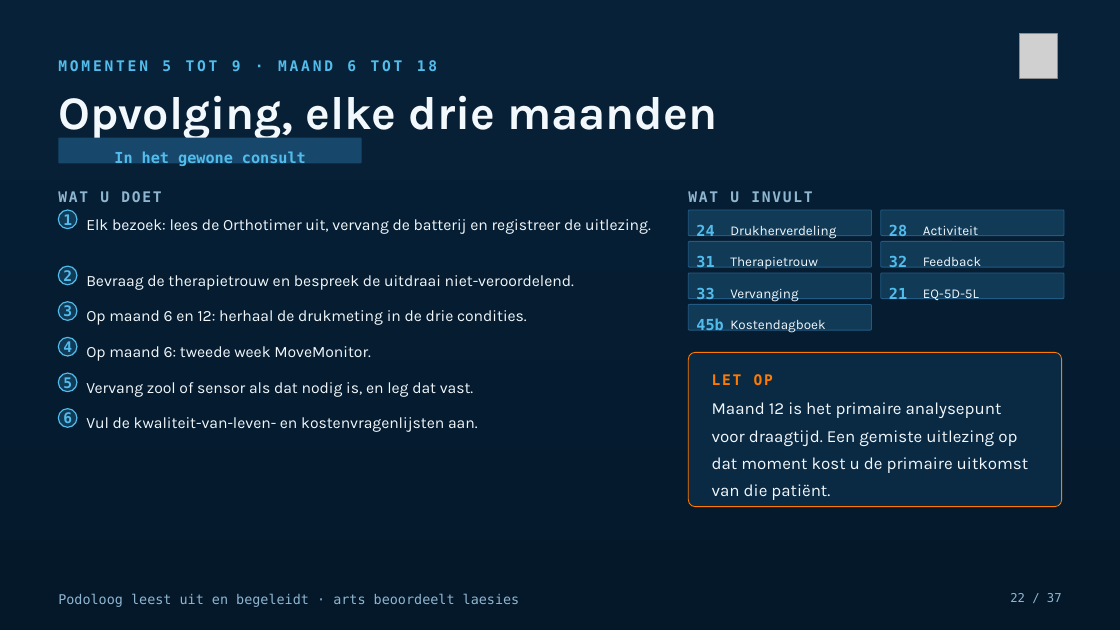
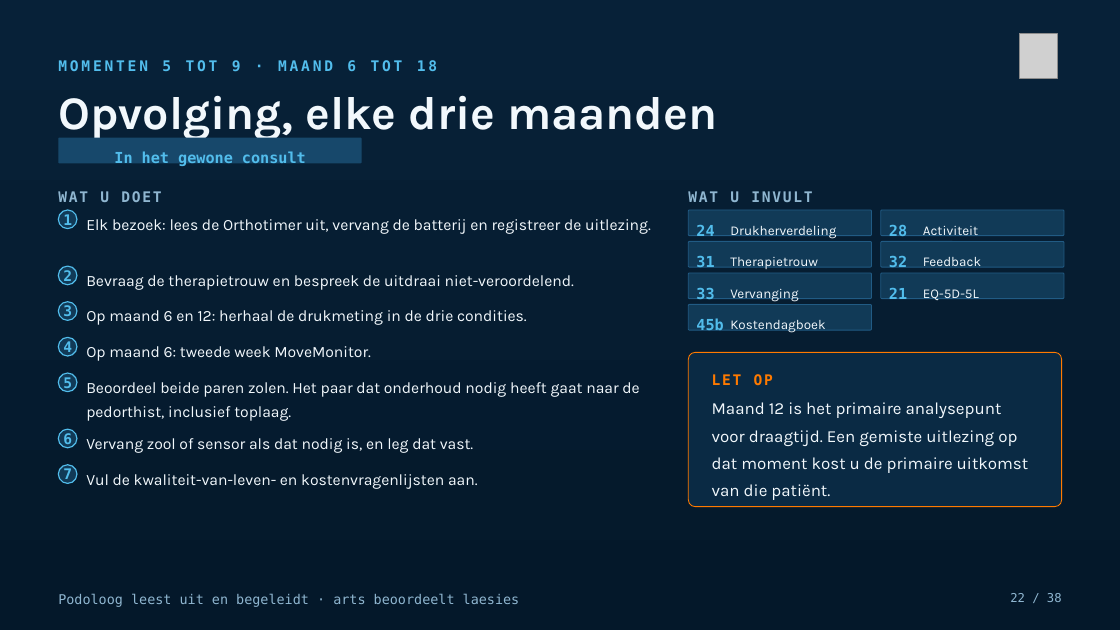
Before and after one commit to Dellfs/paradise-project, a slide deck: slide 22 of PARADISE_presentatie/PARADISE_opleidingssessie_voetklinieken.pptx. Drawn at 1120x630 pixels with LibreOffice and Linux fonts; fonts in the diff are those of the drawing; grey boxes stand for pictures. Boxes give left, top, right and bottom in pixels: in the first picture for what was removed or moved away, otherwise in the second. Text is boxed around its words. In the diff, an @@ line names an element or a change of style, - is before the commit and + after.

```diff
--- a/PARADISE_presentatie/PARADISE_opleidingssessie_voetklinieken.pptx
+++ b/PARADISE_presentatie/PARADISE_opleidingssessie_voetklinieken.pptx
@@ text added at box(86, 382, 639, 421), 13.5 pt, text #F2F8FC @@
+Beoordeel beide paren zolen. Het paar dat onderhoud nodig heeft gaat naar de pedorthist, inclusief toplaag.
@@ text "6": place and size @@
-text "6" at box(63, 412, 72, 427)
+text "6" at box(63, 433, 72, 448)
@@ ellipse: place and size @@
-ellipse at box(58, 409, 76, 428)
+ellipse at box(58, 429, 76, 448)
@@ text "Vervang zool of sensor als ...": place and size @@
-text "Vervang zool of sensor als ..." at box(86, 382, 473, 397)
+text "Vervang zool of sensor als ..." at box(86, 438, 473, 453)
@@ ellipse added at box(58, 465, 76, 483), fill #113A57, outline #52BDEC 1 pt @@
@@ text added at box(63, 468, 72, 483), 12.5 pt, text #52BDEC, bold @@
+7
@@ text "Vul de kwaliteit-van-leven- en kostenvragenlijsten ...": place and size @@
-text "Vul de kwaliteit-van-leven- en kostenvragenlijsten ..." at box(86, 417, 478, 432)
+text "Vul de kwaliteit-van-leven- en kostenvragenlijsten ..." at box(86, 474, 478, 489)
@@ text at box(1010, 593, 1062, 602): text changed @@
-22 / 37
+22 / 38
```
Also in this commit, not shown: 35 other slides changed, 1 slide added, 1 other file.
